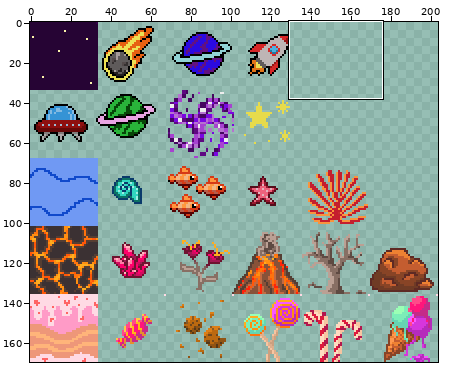
Two versions of one sprite sheet, public/assets/tileset.png. The picture above shows the old version from afar; the outline marks the close-up.
Close-up. Earlier state:
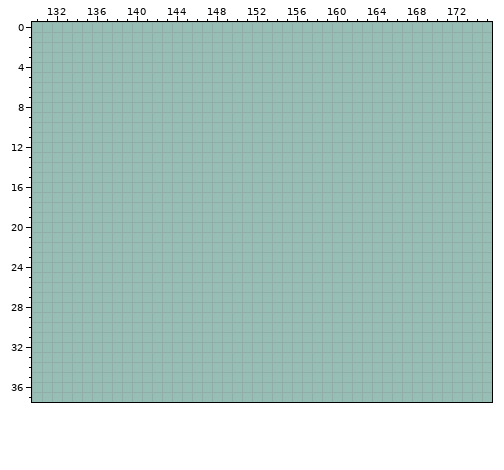
The file is 204x170 pixels. Colours within 5 levels of each other are drawn and written as one. Shown: x 130..175, y 0..37.
The same view after the edit:
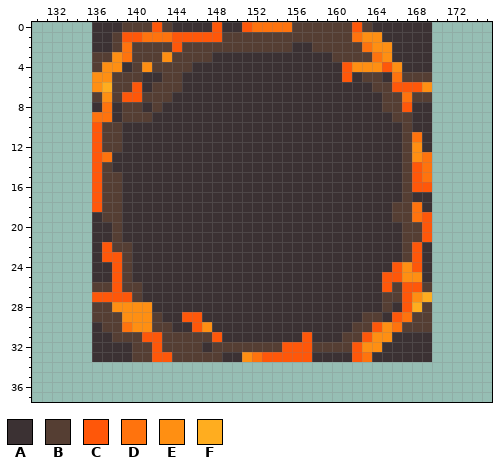
Palette (. is transparent): A #3b3133  B #553e33  C #ff5709  D #ff730d  E #ff8f12  F #ffad1f
Diff:
@@ x 130..175 @@
- 0 ..............................................
- 1 ..............................................
- 2 ..............................................
- 3 ..............................................
- 4 ..............................................
- 5 ..............................................
- 6 ..............................................
- 7 ..............................................
- 8 ..............................................
- 9 ..............................................
-10 ..............................................
-11 ..............................................
-12 ..............................................
-13 ..............................................
-14 ..............................................
-15 ..............................................
-16 ..............................................
-17 ..............................................
-18 ..............................................
-19 ..............................................
-20 ..............................................
-21 ..............................................
-22 ..............................................
-23 ..............................................
-24 ..............................................
-25 ..............................................
-26 ..............................................
-27 ..............................................
-28 ..............................................
-29 ..............................................
-30 ..............................................
-31 ..............................................
-32 ..............................................
-33 ..............................................
+ 0 ......AAABBBCBAAAACAACDDDDBBBBBBCBAAAAAA......
+ 1 ......AABCCDDDCCCCCBBBBBBBBBBBBBDEEAAAAA......
+ 2 ......AABDBBBBCBBBBBBBBBBBAABBBBBDEEAAAA......
+ 3 ......BBEDBBBEBBBBAAAAAAAAAAAABBBBDEAAAA......
+ 4 ......BEEABEBBBBAAAAAAAAAAAAAAACEEECEAAA......
+ 5 ......EEBBBAABBAAAAAAAAAAAAAAAACABBADBBB......
+ 6 ......EFBBCABBBAAAAAAAAAAAAAAAAAAABBCCCE......
+ 7 ......BEBCCBBBAAAAAAAAAAAAAAAAAAAAABBDBB......
+ 8 ......ADABBABAAAAAAAAAAAAAAAAAAAAAABBCAA......
+ 9 ......DDABBBAAAAAAAAAAAAAAAAAAAAAAAABBAA......
+10 ......CBBAAAAAAAAAAAAAAAAAAAAAAAAAAAABAA......
+11 ......CBBAAAAAAAAAAAAAAAAAAAAAAAAAAAABDA......
+12 ......CBBAAAAAAAAAAAAAAAAAAAAAAAAAAAABEA......
+13 ......CDAAAAAAAAAAAAAAAAAAAAAAAAAAAAABED......
+14 ......CBAAAAAAAAAAAAAAAAAAAAAAAAAAAAABCD......
+15 ......CBBAAAAAAAAAAAAAAAAAAAAAAAAAAAABCD......
+16 ......CBBAAAAAAAAAAAAAAAAAAAAAAAAAAAABCC......
+17 ......CBBAAAAAAAAAAAAAAAAAAAAAAAAAAAABAA......
+18 ......CBBAAAAAAAAAAAAAAAAAAAAAAAAAAABBDA......
+19 ......ABBAAAAAAAAAAAAAAAAAAAAAAAAAAABBDC......
+20 ......AABAAAAAAAAAAAAAAAAAAAAAAAAAAAABBC......
+21 ......AABAAAAAAAAAAAAAAAAAAAAAAAAAAAABBC......
+22 ......ACBBAAAAAAAAAAAAAAAAAAAAAAAAAAABCA......
+23 ......ACCBAAAAAAAAAAAAAAAAAAAAAAAAAAABCA......
+24 ......AACBAAAAAAAAAAAAAAAAAAAAAAAAAACECA......
+25 ......AACBAAAAAAAAAAAAAAAAAAAAAAAAACCEEA......
+26 ......BBCBBAAAAAAAAAAAAAAAAAAAAAAAACBCCB......
+27 ......CCCCBAAAAAAAAAAAAAAAAAAAAAAAABBCEF......
+28 ......BBEEEEAAAAAAAAAAAAAAAAAAAAAAABACFB......
+29 ......BBBEEEBAACCAAAAAAAAAAAAAAAABBACDBB......
+30 ......ABBDEEBBAACEAAAAAAAAAAAAAABBCEDBBB......
+31 ......AABBBCCBBBBBCAAAAAAAACAAABBCEEAAAA......
+32 ......AAAABBCBBBBABBBBBBBCCCBBBBCEEAAAAA......
+33 ......AAAABBCCBBBBBAAEDCCCCCAAAACDAAAAAA......
 34 ..............................................
Pixel boxes of the changes (left, top, right, bottom) in both close-ups:
added: (92, 22, 432, 362)
